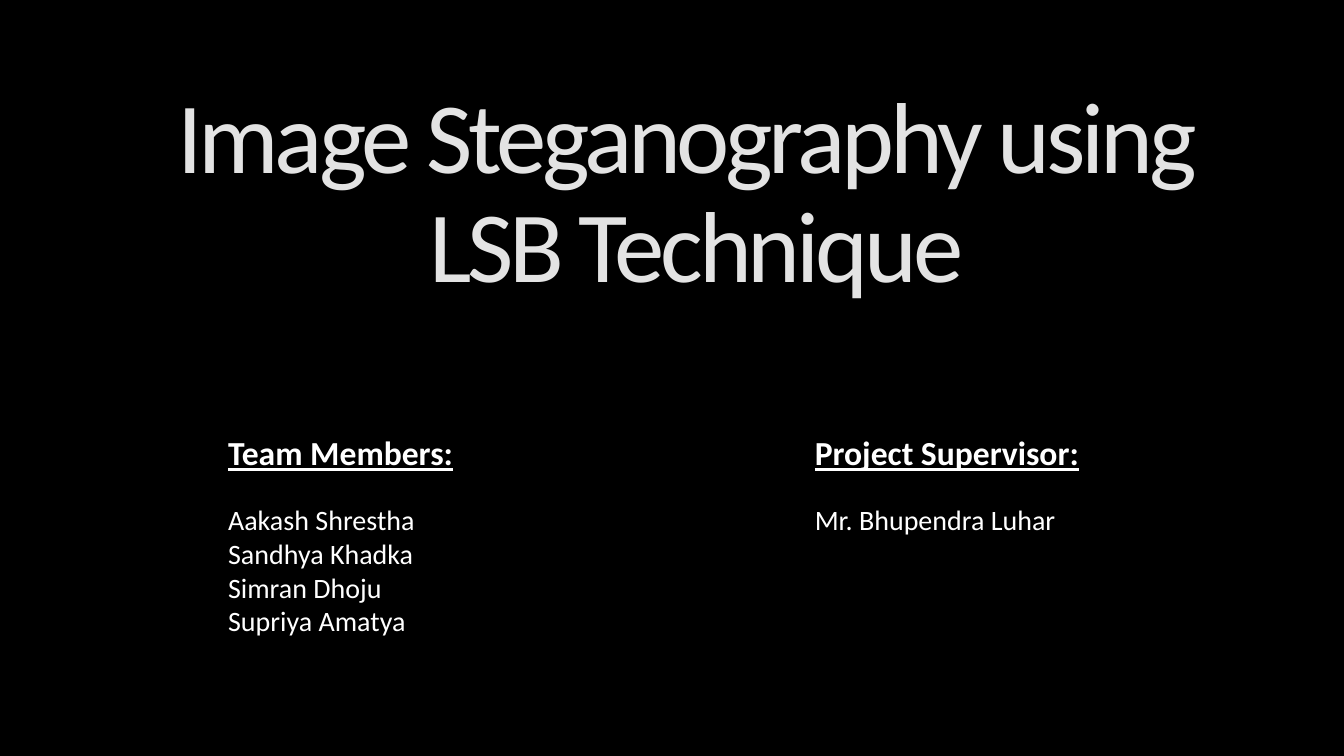
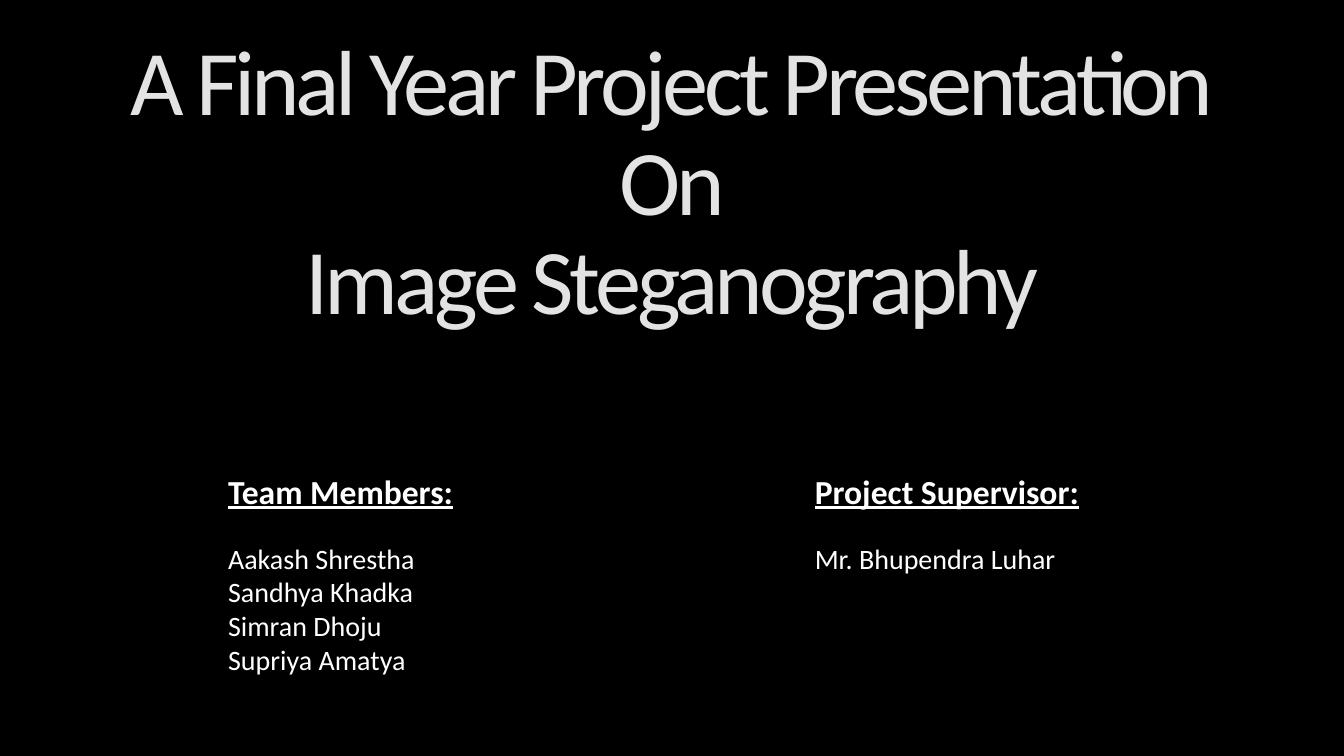
Before and after one commit to SupriyaAmatya/ImageSteganography, a slide deck: slide 1 of Documentation/final.pptx. Drawn at 1344x756 pixels with LibreOffice and Linux fonts; fonts in the diff are those of the drawing; background and template pictures are left out. Boxes give left, top, right and bottom in pixels: in the first picture for what was removed or moved away, otherwise in the second. Text is boxed around its words. In the diff, an @@ line names an element or a change of style, - is before the commit and + after.

Commit message:
finalt

```diff
--- a/Documentation/final.pptx
+++ b/Documentation/final.pptx
@@ title at bbox=[130, 51, 1214, 330]: text changed; size 72 to 66 pt @@
-Image Steganography using
-LSB Technique
+A Final Year Project Presentation
+On
+Image Steganography
@@ text "Team Members:": place and size @@
-text "Team Members:" at bbox=[228, 441, 453, 636]
+text "Team Members:" at bbox=[228, 480, 453, 675]
@@ text "Project Supervisor:": place and size @@
-text "Project Supervisor:" at bbox=[815, 441, 1079, 535]
+text "Project Supervisor:" at bbox=[815, 480, 1079, 574]
```
Also in this commit, not shown: 5 other slides changed, 3 slides added, 6 other files.
